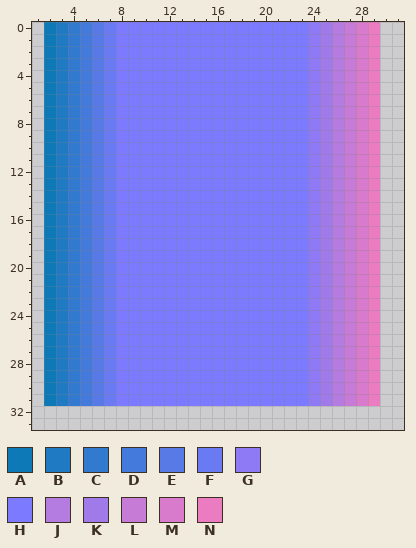
File history of a pixel-art file, Assets/Sprites/walls.ase. Above, as it was before the edit.
256x256 pixels, 1 frame. Colours within 5 levels of each other are drawn and written as one. Shown: x 1..31, y 0..33. The commit also changed other parts of the picture, which this record leaves out.
Palette (. is transparent): A #0d7ab7  B #1f7ac3  C #327acf  D #447adb  E #577ae7  F #697af3  G #8e7af4  H #7c7aff  J #b47be0  K #a17aea  L #c67bd6  M #d97bcc  N #ec7cc2
New version:
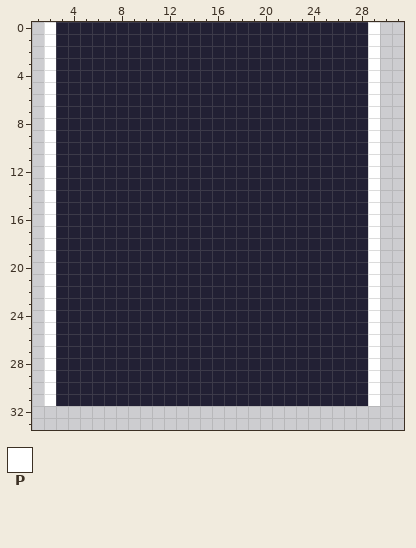
Colours new in this view: P #ffffff
The edit:
layer "Normals" now hidden
colour H: #7c7aff -> #222034
Changed rows in their new state; - is a pixel that keeps its letter.
first column x 2:
 0 PHHHHH----------------HHHHHP
 1 PHHHHH----------------HHHHHP
 2 PHHHHH----------------HHHHHP
 3 PHHHHH----------------HHHHHP
 4 PHHHHH----------------HHHHHP
 5 PHHHHH----------------HHHHHP
 6 PHHHHH----------------HHHHHP
 7 PHHHHH----------------HHHHHP
 8 PHHHHH----------------HHHHHP
 9 PHHHHH----------------HHHHHP
10 PHHHHH----------------HHHHHP
11 PHHHHH----------------HHHHHP
12 PHHHHH----------------HHHHHP
13 PHHHHH----------------HHHHHP
14 PHHHHH----------------HHHHHP
15 PHHHHH----------------HHHHHP
16 PHHHHH----------------HHHHHP
17 PHHHHH----------------HHHHHP
18 PHHHHH----------------HHHHHP
19 PHHHHH----------------HHHHHP
20 PHHHHH----------------HHHHHP
21 PHHHHH----------------HHHHHP
22 PHHHHH----------------HHHHHP
23 PHHHHH----------------HHHHHP
24 PHHHHH----------------HHHHHP
25 PHHHHH----------------HHHHHP
26 PHHHHH----------------HHHHHP
27 PHHHHH----------------HHHHHP
28 PHHHHH----------------HHHHHP
29 PHHHHH----------------HHHHHP
30 PHHHHH----------------HHHHHP
31 PHHHHH----------------HHHHHP
Boxes around the changes in both pictures, in picture pixels (x1, y1, x2, y2):
changed: (44, 22, 380, 406)
